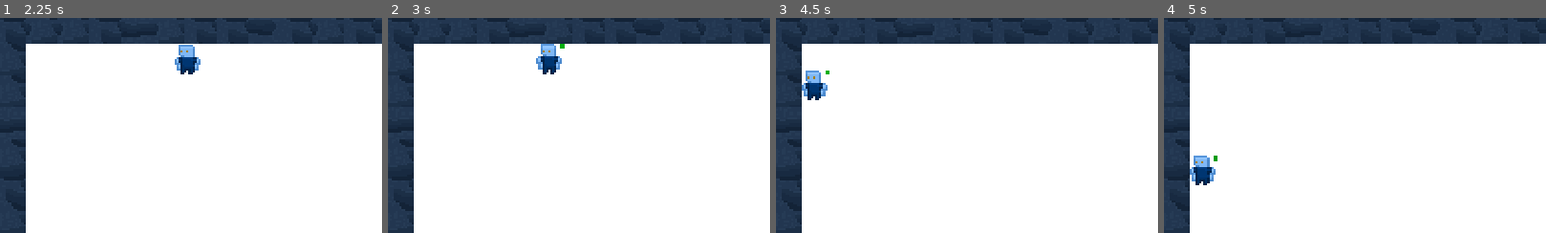
Above: before the commit, frames 1-4 (left to right).
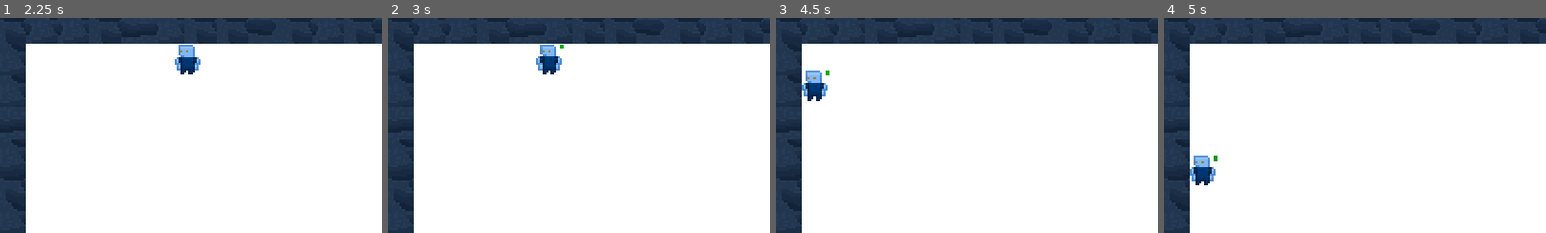
Above: after the commit, the same moments.

Repository: calvinowen27/LiveDieEscape
Game: Godot game, scene res://scenes/ui/title_screen.tscn
Two runs of this game, one before a commit and one after it. Both use one fixed random seed, a clock stepped at 60 frames per second and the inputs below.
Inputs:
- Up to frame 1 (2.25 s): click "Start" at 0.5 s; tap Enter at 1.25 s; hold Shift (run) 1.28-2.03 s; hold W (move_up) from 1.28 s (still down); tap Shift (run) at 2.1 s
- Up to frame 2 (3 s): tap Space at 2.75 s; release W (move_up) at 2.78 s; hold A (move_left) from 2.78 s (still down); hold Shift (run) from 2.78 s (still down)
- Up to frame 3 (4.5 s): release Shift (run) at 3.53 s; tap Shift (run) at 3.6 s; tap Enter at 4.25 s; release A (move_left) at 4.28 s; hold S (move_down) from 4.28 s (still down); hold Shift (run) from 4.28 s (still down)
- Up to frame 4 (5 s): keep holding S (move_down); keep holding Shift (run)
The pictures show only the part of the screen within x 0-50%, y 0-50%; the shares and areas given below are measured in that part.

Frame 1 is identical in both runs. In frame 2, 0.1% of the frame differs, in the area x 38-47%, y 12-25%; in frame 3, 0.1%; in frame 4, less than 0.1%.

Commit message:
reworked scene changing and room changing working

Diff:
--- a/globals/game.gd
+++ b/globals/game.gd
@@ -24,3 +24,4 @@
 		# switch scene to main
 		SceneManager.switch_scene_to("main")
 		_is_game_running = true
+		RoomManager.set_curr_room(0, 0)
--- a/globals/room_manager.gd
+++ b/globals/room_manager.gd
@@ -1 +1,30 @@
 extends Node
+
+@export var _curr_level: int
+var _curr_room: Room
+var _player: Node2D
+
+func get_player() -> Node2D:
+	return _player
+
+func set_curr_room(level_idx: int, room_idx: int) -> void:
+	var new_room_resource = load("res://scenes/levels/level_%d/room_%d_%d.tscn" % [level_idx, level_idx, room_idx])
+	var new_room = new_room_resource.instantiate()
+
+	print(SceneManager.get_curr_scene())
+
+	var game_rect = SceneManager.get_curr_scene().get_node("%GameRect")
+	if game_rect == null:
+		print_debug("set_curr_room(): failed to set room (GameRect null)")
+		return
+
+	if _curr_room != null:
+		game_rect.remove_child(_curr_room)
+
+	game_rect.add_child(new_room)
+	_curr_room = new_room
+	_player = _curr_room.get_node("Player")
+	print("room set successfully")
+
+func get_curr_room() -> Room:
+	return _curr_room
--- a/globals/scene_manager.gd
+++ b/globals/scene_manager.gd
@@ -3,13 +3,20 @@
 var _curr_scene: Node
 
 func switch_scene_to(scene_name: String) -> Node:
+	var prev_scene = get_tree().current_scene
+
+	# load and instantiate new scene, getting instance
 	var scene_packed = load("res://scenes/%s.tscn" % scene_name)
-	get_tree().change_scene_to_packed.bind(scene_packed).call_deferred()
-	_curr_scene = get_tree().current_scene
+	var new_scene = scene_packed.instantiate()
+	get_tree().root.add_child(new_scene)
+
+	# reassign _curr_scene, free old scenes
+	_curr_scene = new_scene
+	prev_scene.queue_free()
 	return _curr_scene
 
 func _ready() -> void:
 	pass
 
-func _return_curr_scene() -> Node:
+func get_curr_scene() -> Node:
 	return _curr_scene
--- /dev/null
+++ b/scenes/levels/door.gd
@@ -0,0 +1,19 @@
+extends Area2D
+
+@export var room: int
+@export var next_room: int
+@export var next_door: int
+
+
+# Called when the node enters the scene tree for the first time.
+func _ready() -> void:
+	pass # Replace with function body.
+
+
+# Called every frame. 'delta' is the elapsed time since the previous frame.
+func _process(delta: float) -> void:
+	pass
+
+
+func _on_body_entered(body: Node2D) -> void:
+	pass # Replace with function body.
--- /dev/null
+++ b/scenes/levels/door.tscn
@@ -0,0 +1,15 @@
+[gd_scene load_steps=3 format=3 uid="uid://78xjhgygrik8"]
+
+[ext_resource type="Script" path="res://scenes/levels/door.gd" id="1_wxue2"]
+
+[sub_resource type="RectangleShape2D" id="RectangleShape2D_o6co3"]
+size = Vector2(32, 317)
+
+[node name="Door" type="Area2D"]
+script = ExtResource("1_wxue2")
+
+[node name="CollisionShape2D" type="CollisionShape2D" parent="."]
+position = Vector2(6, 148.5)
+shape = SubResource("RectangleShape2D_o6co3")
+
+[connection signal="body_entered" from="." to="." method="_on_body_entered"]
--- /dev/null
+++ b/scenes/main.gd
@@ -0,0 +1,8 @@
+extends Node
+
+#func _ready() -> void:
+	#print(SceneManager.get_curr_scene())
+	#RoomManager.set_curr_room(0, 0)
+
+func _process(delta: float) -> void:
+	pass
--- a/scenes/main.tscn
+++ b/scenes/main.tscn
@@ -1,9 +1,10 @@
 [gd_scene load_steps=3 format=3 uid="uid://dviw650xtb18v"]
 
-[ext_resource type="PackedScene" uid="uid://cyw3gwmvgg68m" path="res://scenes/levels/level_0/room_0_0.tscn" id="1_0lgf6"]
+[ext_resource type="Script" path="res://scenes/main.gd" id="1_khhrq"]
 [ext_resource type="PackedScene" uid="uid://b3m15d5m7d5rl" path="res://scenes/ui/hud.tscn" id="2_b7633"]
 
 [node name="Main" type="Node"]
+script = ExtResource("1_khhrq")
 
 [node name="Background" type="ColorRect" parent="."]
 anchors_preset = 15
@@ -14,6 +15,7 @@
 color = Color(0, 0, 0, 1)
 
 [node name="GameRect" type="ReferenceRect" parent="Background"]
+unique_name_in_owner = true
 layout_mode = 0
 offset_right = 1080.0
 offset_bottom = 1080.0
@@ -25,8 +27,6 @@
 anchor_bottom = 1.0
 grow_horizontal = 2
 grow_vertical = 2
-
-[node name="Room0_0" parent="Background/GameRect" instance=ExtResource("1_0lgf6")]
 
 [node name="HUDRect" type="ReferenceRect" parent="."]
 offset_left = 1080.0
